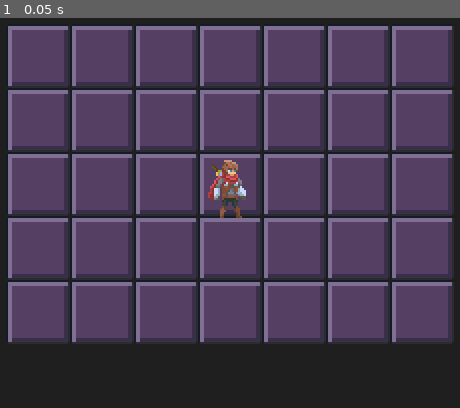
Above: before the commit, frame 1.
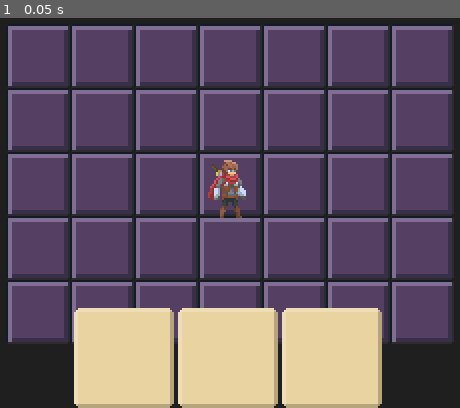
Above: after the commit, the same moment.

Repository: itsMapleLeaf/card-roguelike-godot
Game: Godot game, scene res://game.tscn
The game is run twice, just before and just after one commit, with the same random seed, the same clock (stepped at 60 frames per second) and the same inputs.
Inputs:
- Up to frame 1 (0.05 s): no input

The runs differ from the first frame. In frame 1, 17% of the frame differs, in the area x 16-84%, y 74-100%.

Commit message:
figure out ui to display card images

Diff:
--- a/game.gd
+++ b/game.gd
@@ -12,20 +12,19 @@
 var camera: Camera2D
 
 func _ready():
-	var floor_container = Node2D.new()
-	add_child(floor_container, true)
+	var world: Node2D = get_node("GameWorld")
 
 	for x in range(grid_size.x):
 		for y in range(grid_size.y):
-			floor_container.add_child(create_floor_tile(x, y), true)
+			world.add_child(create_floor_tile(x, y), true)
 
 	player = Sprite.new()
 	player.texture = player_texture
-	add_child(player)
+	world.add_child(player)
 
 	camera = Camera2D.new()
 	camera.current = true
-	add_child(camera)
+	world.add_child(camera)
 
 func _process(_delta):
 	player.position = player_grid_position * grid_scale
--- a/game.tscn
+++ b/game.tscn
@@ -1,6 +1,46 @@
-[gd_scene load_steps=2 format=2]
+[gd_scene load_steps=3 format=2]
 
 [ext_resource path="res://game.gd" type="Script" id=1]
+[ext_resource path="res://assets/card.png" type="Texture" id=2]
 
 [node name="Gameplay" type="Node2D"]
 script = ExtResource( 1 )
+
+[node name="GameWorld" type="Node2D" parent="."]
+
+[node name="UI" type="CanvasLayer" parent="."]
+
+[node name="CenterContainer" type="CenterContainer" parent="UI"]
+margin_top = 174.0
+margin_right = 399.0
+margin_bottom = 224.0
+__meta__ = {
+"_edit_use_anchors_": false
+}
+
+[node name="GridContainer" type="GridContainer" parent="UI/CenterContainer"]
+margin_left = 122.0
+margin_right = 276.0
+margin_bottom = 50.0
+custom_constants/hseparation = 2
+columns = 1024
+__meta__ = {
+"_edit_use_anchors_": false
+}
+
+[node name="TextureRect" type="TextureRect" parent="UI/CenterContainer/GridContainer"]
+margin_right = 50.0
+margin_bottom = 50.0
+texture = ExtResource( 2 )
+
+[node name="TextureRect2" type="TextureRect" parent="UI/CenterContainer/GridContainer"]
+margin_left = 52.0
+margin_right = 102.0
+margin_bottom = 50.0
+texture = ExtResource( 2 )
+
+[node name="TextureRect3" type="TextureRect" parent="UI/CenterContainer/GridContainer"]
+margin_left = 104.0
+margin_right = 154.0
+margin_bottom = 50.0
+texture = ExtResource( 2 )
